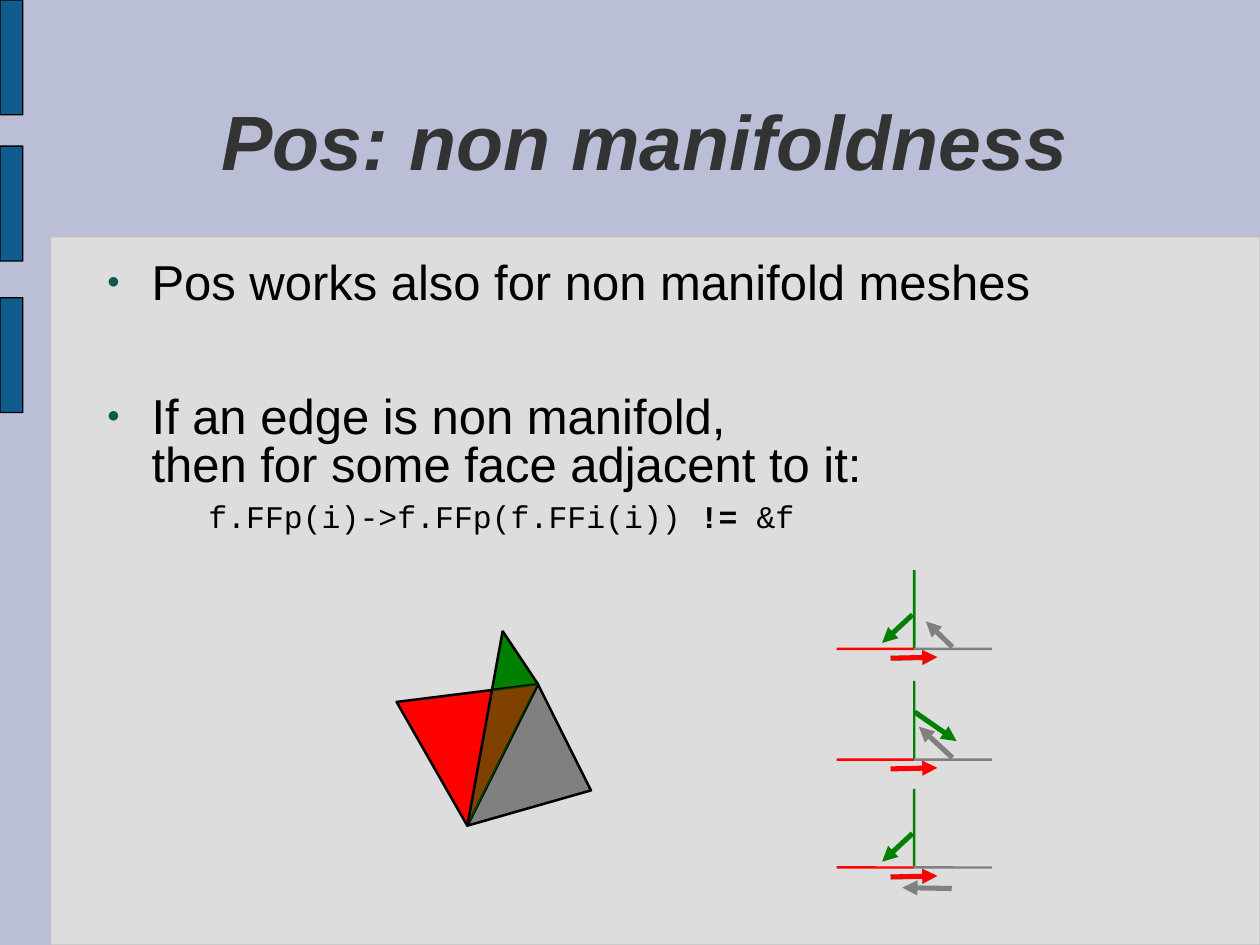
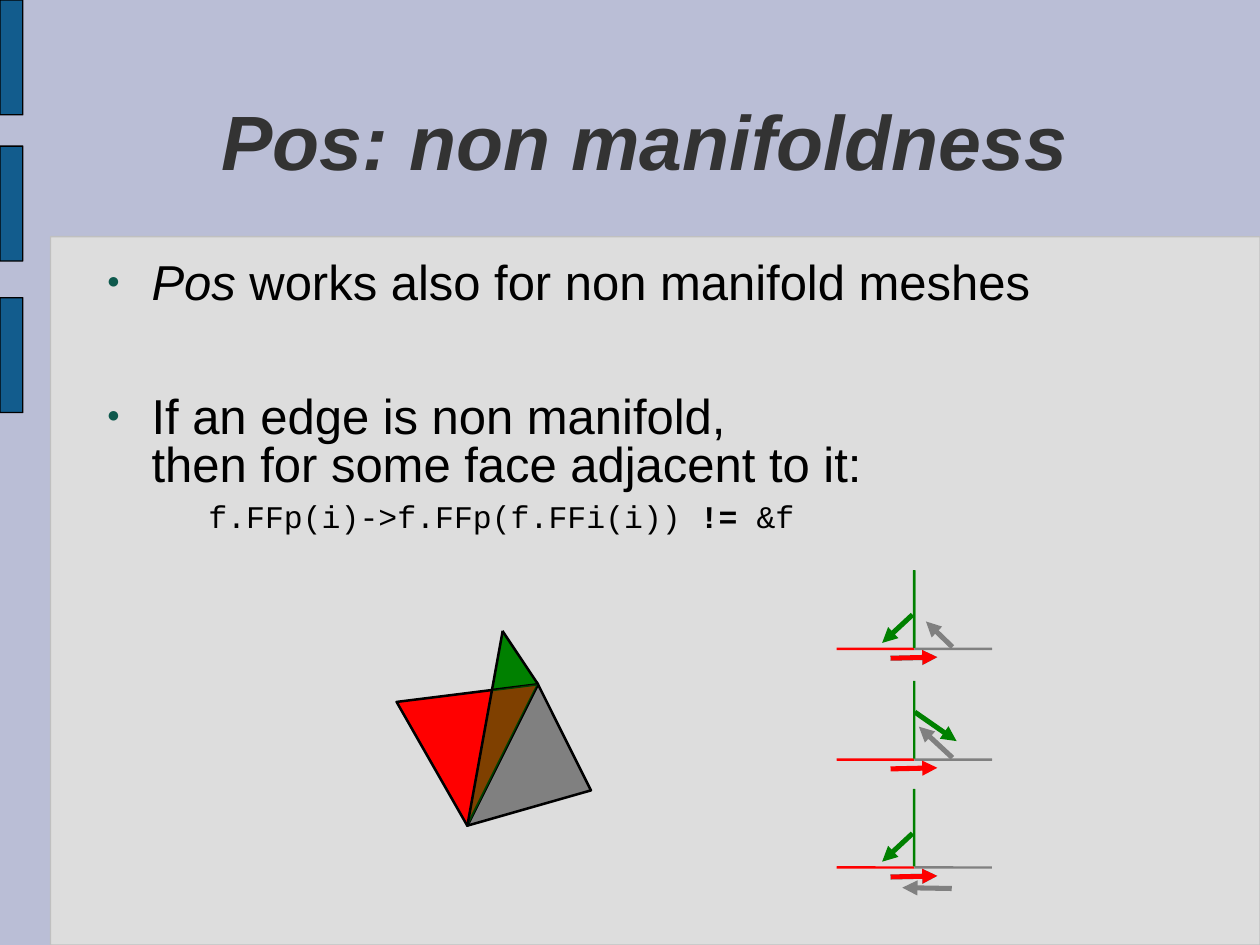
Before and after one commit to prototypable/vcglib, a slide deck: slide 23 of docs/introduction to vcg.ppt (slide 20 before the commit). Drawn at 1260x945 pixels with LibreOffice and Linux fonts; fonts in the diff are those of the drawing. Boxes give left, top, right and bottom in pixels: in the first picture for what was removed or moved away, otherwise in the second. Text is boxed around its words. In the diff, an @@ line names an element or a change of style, - is before the commit and + after.

```diff
--- a/docs/introduction to vcg.ppt
+++ b/docs/introduction to vcg.ppt
@@ text at bbox=[152, 264, 1030, 301]: italic on in "Pos" @@
```
Also in this commit, not shown: 10 other slides changed, 9 slides added, 1 slide removed.
